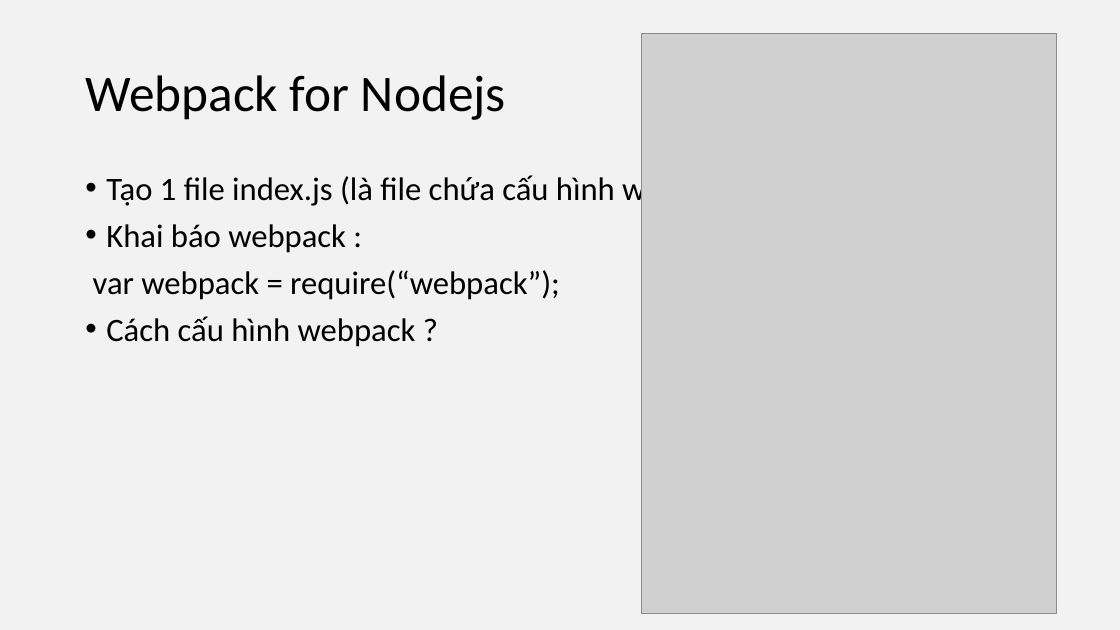
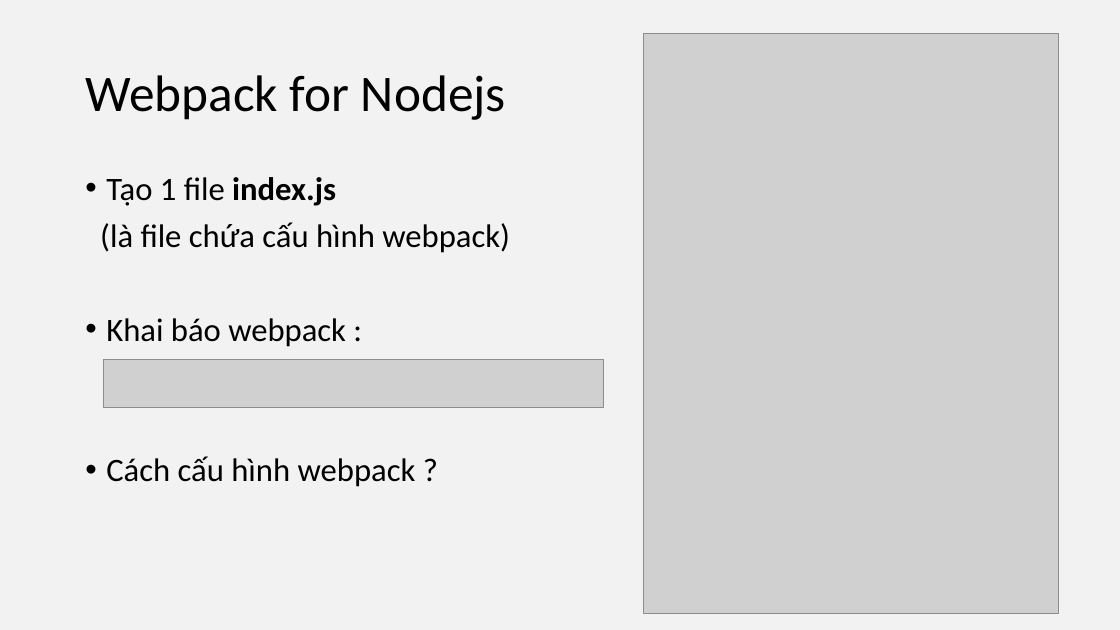
Before and after one commit to UDPT-2017/seminar-webpack-1412193-1412169, a slide deck: slide 17 of Sildewebpack.pptx. Drawn at 1120x630 pixels with LibreOffice and Linux fonts; fonts in the diff are those of the drawing; grey boxes stand for pictures. Boxes give left, top, right and bottom in pixels: in the first picture for what was removed or moved away, otherwise in the second. Text is boxed around its words. In the diff, an @@ line names an element or a change of style, - is before the commit and + after.

```diff
--- a/Sildewebpack.pptx
+++ b/Sildewebpack.pptx
@@ text at [100,177,510,253]: text changed @@
-• Tạo 1 file index.js (là file chứa cấu hình webpack)
+• Tạo 1 file index.js
+(là file chứa cấu hình webpack)
@@ text at [93,270,560,300]: paragraph removed @@
-var webpack = require(“webpack”);
@@ picture added at [103,360,603,408] @@
```
Also in this commit, not shown: 11 other slides changed.
